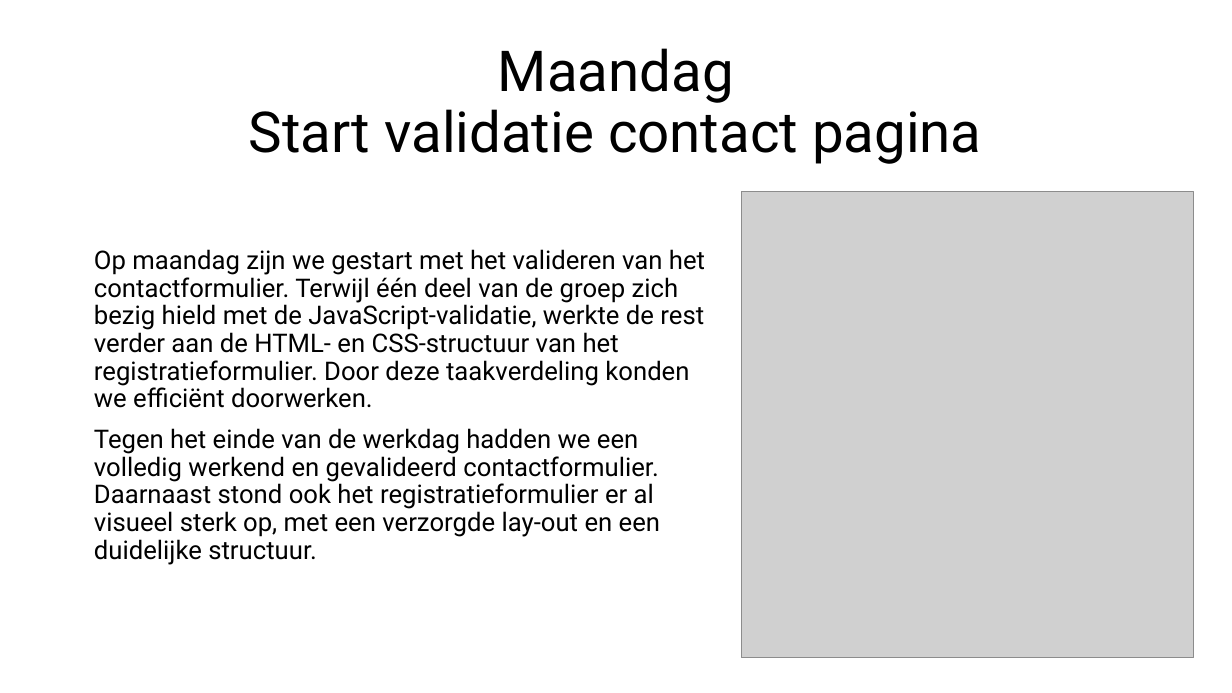
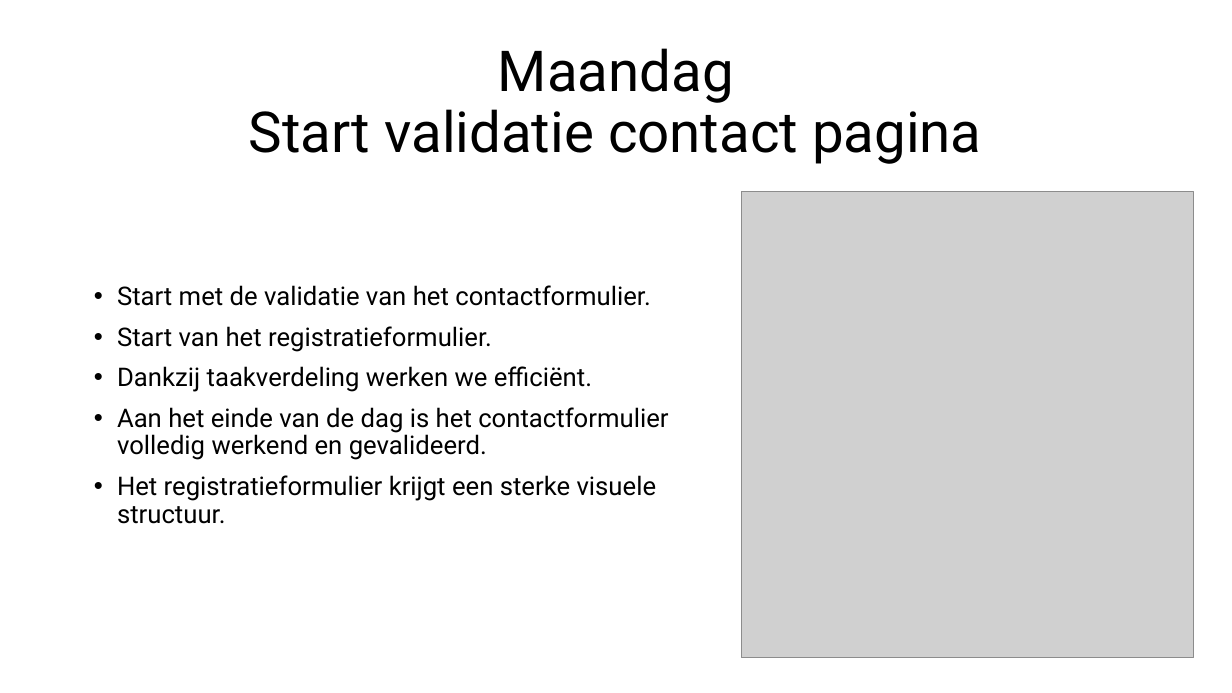
Before and after one commit to codezi-be/case, a slide deck: slide 6 of presentatie/CASE.pptx. Drawn at 1232x693 pixels with LibreOffice and Linux fonts; fonts in the diff are those of the drawing; grey boxes stand for pictures. Boxes give left, top, right and bottom in pixels: in the first picture for what was removed or moved away, otherwise in the second. Text is boxed around its words. In the diff, an @@ line names an element or a change of style, - is before the commit and + after.

```diff
--- a/presentatie/CASE.pptx
+++ b/presentatie/CASE.pptx
@@ text at box(117, 285, 668, 524): text changed @@
-Op maandag zijn we gestart met het valideren van het contactformulier. Terwijl één deel van de groep zich bezig hield met de JavaScript-validatie, werkte de rest verder aan de HTML- en CSS-structuur van het registratieformulier. Door deze taakverdeling konden we efficiënt doorwerken.
-Tegen het einde van de werkdag hadden we een volledig werkend en gevalideerd contactformulier. Daarnaast stond ook het registratieformulier er al visueel sterk op, met een verzorgde lay-out en een duidelijke structuur.
+• Start met de validatie van het contactformulier.
+• Start van het registratieformulier.
+• Dankzij taakverdeling werken we efficiënt.
+• Aan het einde van de dag is het contactformulier volledig werkend en gevalideerd.
+• Het registratieformulier krijgt een sterke visuele structuur.
```
Also in this commit, not shown: 7 other slides changed.
